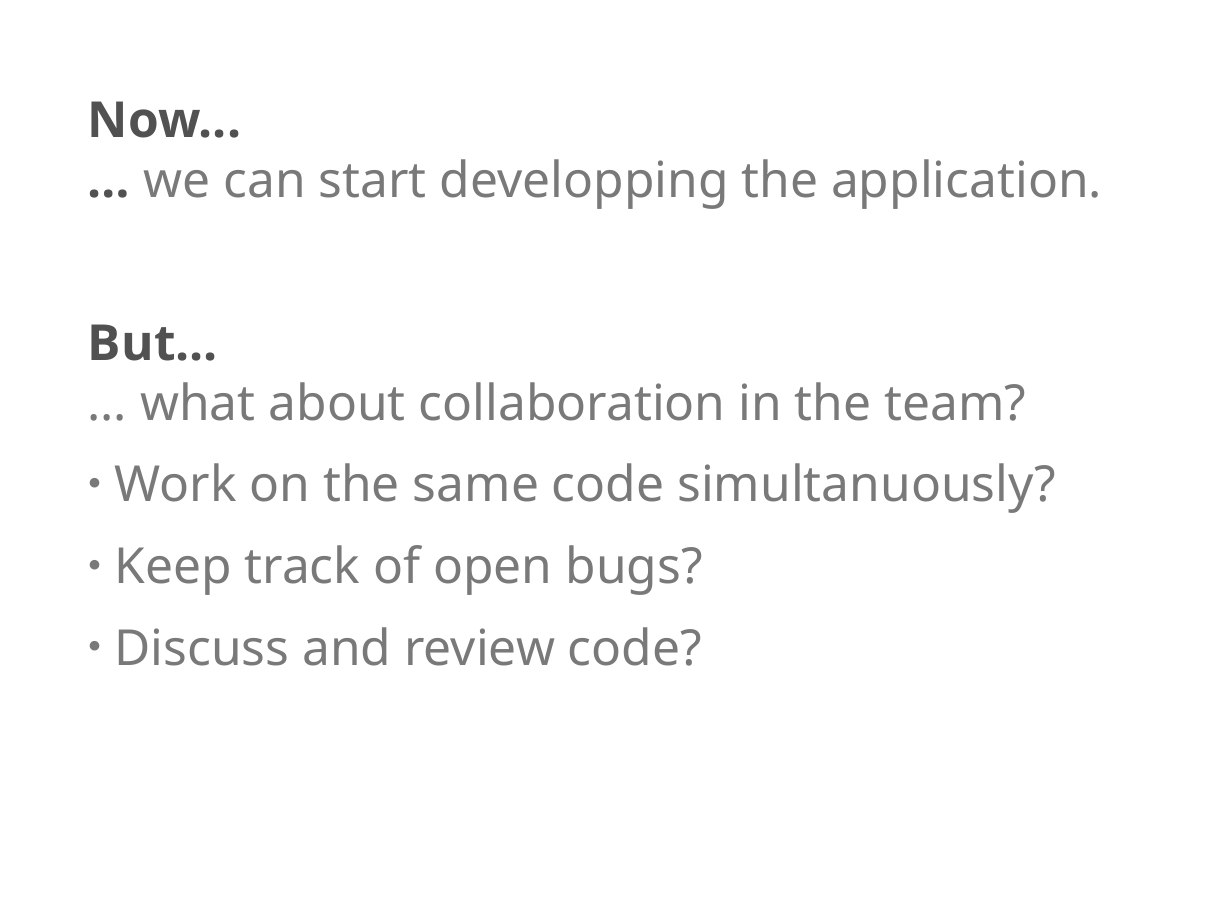
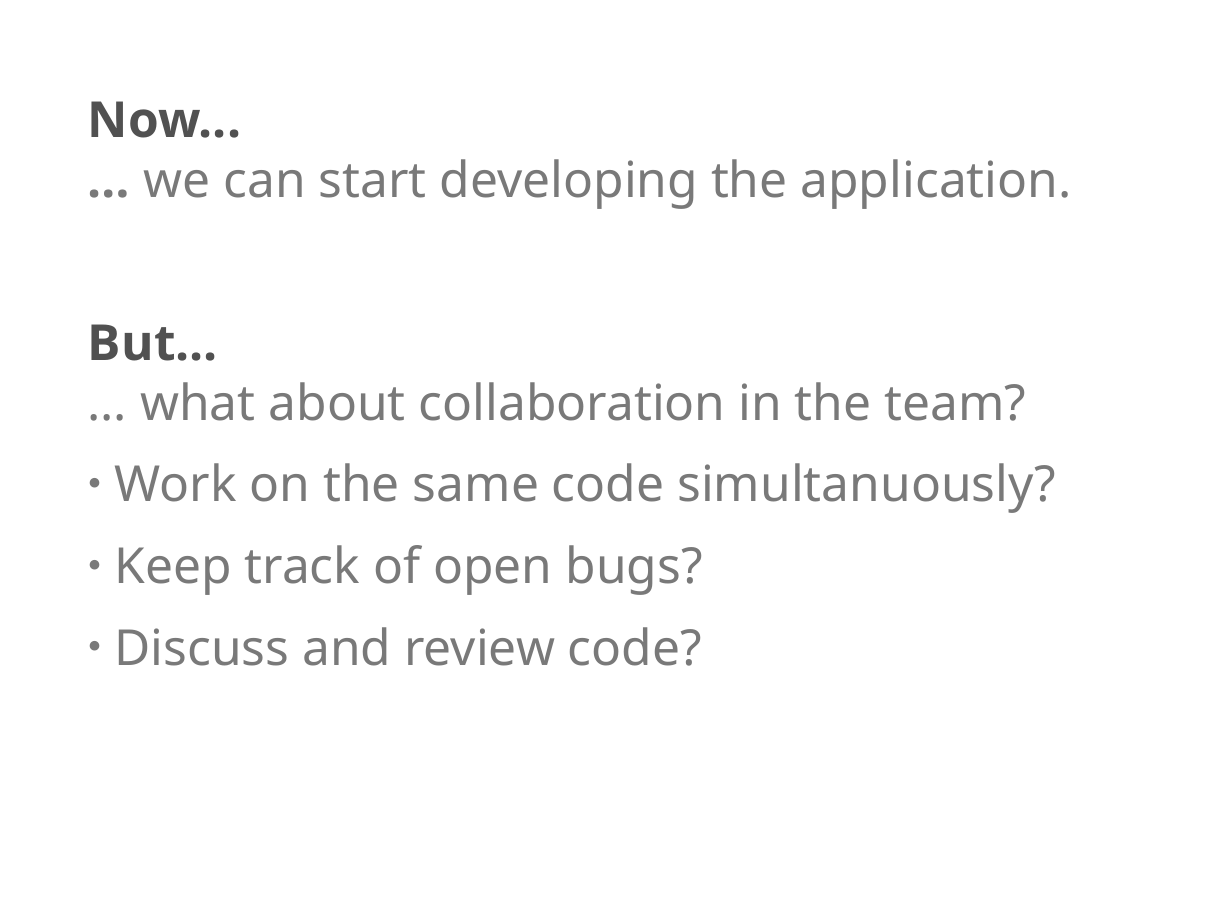
Before and after one commit to codecentric/movie-database-node, a slide deck: slide 11 of frameworks-tools-services-slides/agile-javascript-frameworks-tools-services.odp. Drawn at 1232x924 pixels with LibreOffice and Linux fonts; fonts in the diff are those of the drawing; background and template pictures are left out. Boxes give left, top, right and bottom in pixels: in the first picture for what was removed or moved away, otherwise in the second. Text is boxed around its words. In the diff, an @@ line names an element or a change of style, - is before the commit and + after.

```diff
--- a/frameworks-tools-services-slides/agile-javascript-frameworks-tools-services.odp
+++ b/frameworks-tools-services-slides/agile-javascript-frameworks-tools-services.odp
@@ text at <box>88,101,1072,209</box>: text changed @@
-Now...
-… we can start developping the application.
+Now...
+… we can start developing the application.
```
Also in this commit, not shown: 9 other slides changed, 1 slide added, 1 other file.
